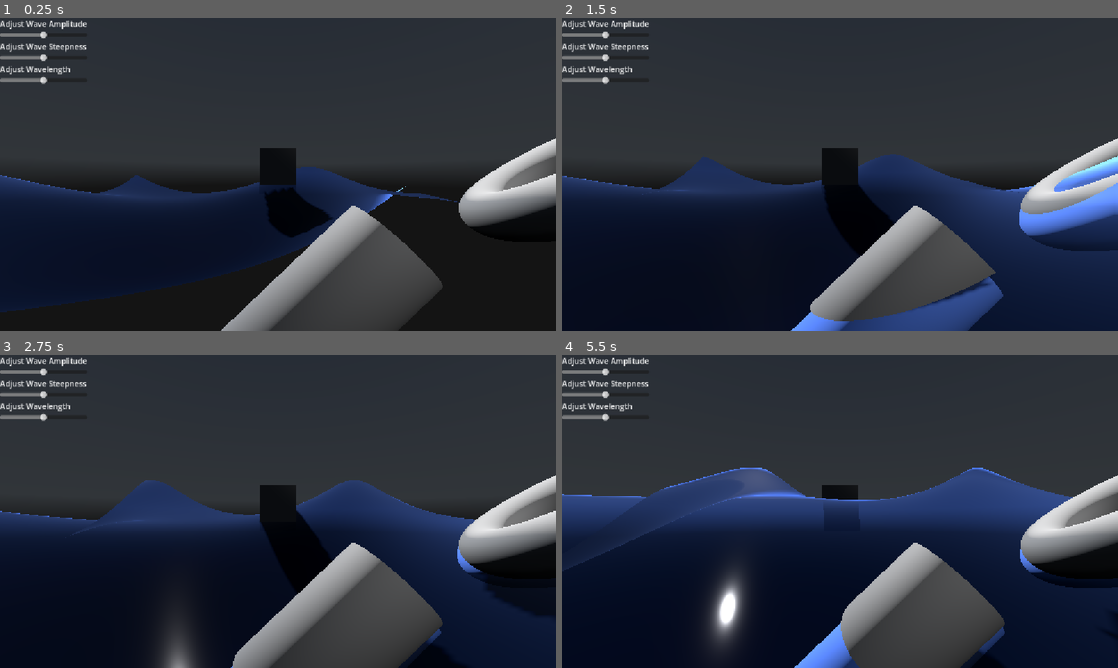
Above: before the commit, frames 1-4 (two rows, left to right).
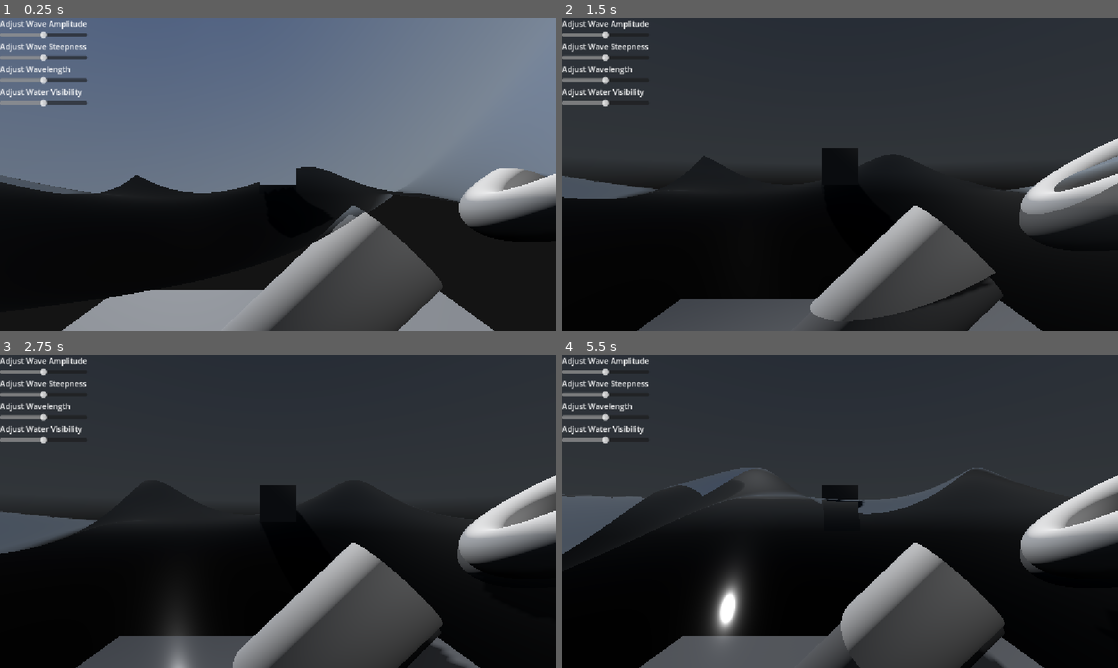
Above: after the commit, the same moments.

Repository: MagnusGrant06/fluid-simulation
Game: Godot game, scene res://Scenes/main.tscn
The game is run twice, just before and just after one commit, with the same random seed, the same clock (stepped at 60 frames per second) and the same inputs. A sky picture missing from this copy of the repository is replaced by a grey-blue gradient.
Inputs (mouse positions are in pixels of both pictures, inside the frame that each line leads up to):
- Up to frame 1 (0.25 s): no input
- Up to frame 2 (1.5 s): move the mouse to (962, 158) at 0.52 s; click (962, 158) at 0.67 s; move the mouse to (728, 190) at 1.27 s; click (728, 190) at 1.42 s
- Up to frame 3 (2.75 s): move the mouse to (333, 442) at 2.02 s; click (333, 442) at 2.17 s
- Up to frame 4 (5.5 s): move the mouse to (812, 574) at 2.77 s; click (812, 574) at 2.92 s; move the mouse to (1006, 558) at 3.52 s; click (1006, 558) at 3.67 s; move the mouse to (673, 464) at 4.27 s; click (673, 464) at 4.42 s; move the mouse to (867, 511) at 5.02 s; click (867, 511) at 5.17 s

The runs differ from the first frame. In frame 1, 76% of the frame differs, in the area x 0-100%, y 0-100%; in frame 2, 37%; in frame 3, 29%; in frame 4, 43%.

Commit message:
Used Beer-Lampbert falloff to approximate depth based color tinting to simulate changes in water visibility

Diff:
--- a/fluid-simulation/Code/Scripts/wave_controller.gd
+++ b/fluid-simulation/Code/Scripts/wave_controller.gd
@@ -3,7 +3,7 @@
 @onready var amp_slider : HSlider = $VBoxContainer/AmplitudeSlider
 @onready var steep_slider : HSlider = $VBoxContainer/SteepnessSlider
 @onready var wavlen_slider : HSlider = $VBoxContainer/WavelengthSlider
-
+@onready var vis_slider : HSlider = $VBoxContainer/VisibilitySlider
 @onready var fluid : MeshInstance3D = $"../FluidCube"
 var fluid_material : ShaderMaterial
 
@@ -11,6 +11,7 @@
 	amp_slider.connect("value_changed", _on_amplitude_changed)
 	steep_slider.connect("value_changed", _on_steepness_changed)
 	wavlen_slider.connect("value_changed", _on_wavelength_changed)
+	vis_slider.connect("value_changed", _on_visibility_changed)
 
 	fluid_material = fluid.get_active_material(0)
 
@@ -22,3 +23,6 @@
 
 func _on_wavelength_changed(value : float):
 	fluid_material.set_shader_parameter("wave_length", value)
+
+func _on_visibility_changed(value : float):
+	fluid_material.set_shader_parameter("visibility",value);
--- a/fluid-simulation/Code/Shaders/water.gdshader
+++ b/fluid-simulation/Code/Shaders/water.gdshader
@@ -1,16 +1,31 @@
 shader_type spatial;
 
-render_mode blend_mix;
 uniform sampler2D sky_texture;
 uniform sampler2D screen_texture : hint_screen_texture, filter_linear_mipmap;
+uniform sampler2D depth_texture : hint_depth_texture, filter_linear_mipmap;
 
 uniform float wave_length = 7.5;
 uniform float wave_amplitude = 0.5;
 uniform float wave_steepness = 0.75;
+uniform float visibility = 0.25;
 
 const float air_index = 1.0f;
 const float water_index = 1.33f;
 
+//use depth buffer to calculate distance from surface to objects to add light absorption
+float calculate_pixel_depth(vec2 uv, vec3 vertex, mat4 inverse_proj){
+	float raw_depth = texture(depth_texture, uv).r;
+
+	//convert non-linear depth buffer value to usable world space position
+	vec3 ndc = vec3(uv * 2.0 - 1.0, raw_depth);
+	vec4 view_pos = inverse_proj * vec4(ndc,1.0);
+	view_pos.xyz /= view_pos.w;
+
+	float water_surface = -vertex.z;
+	float scene_depth = -view_pos.z;
+
+	return max(scene_depth - water_surface, 0.0);
+}
 //calculate specific point of this vertex on a wave
 float calculate_phase(vec3 vertex, float wavelength, vec2 direction, float t){
 	float k = (2.0 * PI) / wavelength;
@@ -66,6 +81,7 @@
 
 	VERTEX = vec3(VERTEX.x + d.x, d.y, VERTEX.z + d.z);
 	NORMAL = n;
+
 }
 
 void fragment() {
@@ -88,12 +104,14 @@
 	vec2 uv = direction_to_equirect_uv(reflect_dir);
 	vec3 reflection_color = texture(sky_texture, uv).rgb;
 
+	//approximate light falloff using Beer-Lambert law
+	float water_distance = calculate_pixel_depth(SCREEN_UV - NORMAL.xy * 0.03, VERTEX, INV_PROJECTION_MATRIX);
+	float transmittance = exp(-water_distance * visibility);
 	//mix refraction and reflection parts with a bit of flat blue color for more believable color
-	vec3 final_color = mix(refraction_color, reflection_color, R);
-	final_color *= vec3(0.6, 0.85, 1.5);
+	vec3 schlick_color = mix(refraction_color, reflection_color, R);
+	vec3 final_color = mix(schlick_color,vec3(0.6, 0.85, 1.5), clamp(1.0 - transmittance,0.0,1.0));
 
-	ALBEDO = final_color;
-	//ALPHA = 0.8;
+	ALBEDO = final_color / 2.0;
 	SPECULAR = 0.5;
 	ROUGHNESS = 0.05;
 }
--- a/fluid-simulation/Scenes/main.tscn
+++ b/fluid-simulation/Scenes/main.tscn
@@ -5,9 +5,10 @@
 [ext_resource type="Texture2D" uid="uid://c6545y4sqhfwp" path="res://citrus_orchard_road_puresky_4k.exr" id="3_8gbba"]
 [ext_resource type="PackedScene" uid="uid://bslun5b34sjgb" path="res://Scenes/wave_controller.tscn" id="4_jjvhh"]
 
-[sub_resource type="PlaneMesh" id="PlaneMesh_8gbba"]
-size = Vector2(10, 10)
+[sub_resource type="BoxMesh" id="BoxMesh_jjvhh"]
+size = Vector3(10, 0.01, 10)
 subdivide_width = 50
+subdivide_height = 50
 subdivide_depth = 50
 
 [sub_resource type="PanoramaSkyMaterial" id="PanoramaSkyMaterial_xrqee"]
@@ -27,10 +28,23 @@
 
 [sub_resource type="CylinderMesh" id="CylinderMesh_vfd82"]
 
+[sub_resource type="QuadMesh" id="QuadMesh_k0t4d"]
+size = Vector2(15, 15)
+
+[sub_resource type="SphereMesh" id="SphereMesh_vfd82"]
+height = 5.854
+
+[sub_resource type="TorusMesh" id="TorusMesh_vfd82"]
+inner_radius = 0.087
+outer_radius = 1.71
+
+[sub_resource type="PrismMesh" id="PrismMesh_vfd82"]
+
 [node name="Main" type="Node3D" unique_id=2027078809]
 
 [node name="FluidCube" parent="." unique_id=856857340 instance=ExtResource("1_bo1nx")]
-mesh = SubResource("PlaneMesh_8gbba")
+transform = Transform3D(1, 0, 0, 0, 1, 0, 0, 0, 1, 0.003465891, -1.1920929e-07, -0.0025782585)
+mesh = SubResource("BoxMesh_jjvhh")
 
 [node name="Camera3D" type="Camera3D" parent="." unique_id=448676736]
 transform = Transform3D(1, 0, 0, 0, 1, 0, 0, 0, 1, 0, 0, 2.0387135)
@@ -48,16 +62,32 @@
 [node name="WorldEnvironment" type="WorldEnvironment" parent="." unique_id=69848828]
 environment = SubResource("Environment_vfd82")
 
-[node name="MeshInstance3D" type="MeshInstance3D" parent="." unique_id=1485384509]
+[node name="FloatingObj1" type="MeshInstance3D" parent="." unique_id=1485384509]
 transform = Transform3D(1, 0, 0, 0, 1, 0, 0, 0, 1, 0, 0.20656705, -4.0020704)
 mesh = SubResource("BoxMesh_vfd82")
 
-[node name="MeshInstance3D2" type="MeshInstance3D" parent="." unique_id=1546694336]
+[node name="FloatingObj2" type="MeshInstance3D" parent="." unique_id=1546694336]
 transform = Transform3D(0.778554, -0.52465636, -0.34436813, 0.5908103, 0.7978006, 0.12023916, 0.21165287, -0.29706892, 0.93110317, 2.950289, 0, 0)
 mesh = SubResource("TorusMesh_k0t4d")
 
-[node name="MeshInstance3D3" type="MeshInstance3D" parent="." unique_id=248369626]
+[node name="FloatingObj3" type="MeshInstance3D" parent="." unique_id=248369626]
 transform = Transform3D(0.6905718, 0.72326386, 0, -0.72326386, 0.6905718, 0, 0, 0, 1, 0.39646864, -1.370295, 0)
 mesh = SubResource("CylinderMesh_vfd82")
 
 [node name="WaveController" parent="." unique_id=2136284873 instance=ExtResource("4_jjvhh")]
+
+[node name="Ground" type="MeshInstance3D" parent="." unique_id=713754668]
+transform = Transform3D(1, 0, 0, 0, -4.371139e-08, 1, 0, -1, -4.371139e-08, 0, -5.4139047, 0)
+mesh = SubResource("QuadMesh_k0t4d")
+
+[node name="GroundObj1" type="MeshInstance3D" parent="Ground" unique_id=1565312137]
+transform = Transform3D(0.89159447, 0.452835, 1.9794044e-08, -0.45272982, 0.8913874, -0.021549908, -0.009758567, 0.019213766, 0.9997678, -2.0561733, -4.6204883e-07, -0.33831644)
+mesh = SubResource("SphereMesh_vfd82")
+
+[node name="GroundObj2" type="MeshInstance3D" parent="Ground" unique_id=2056805541]
+transform = Transform3D(1, 0, 0, 0, -0.14874534, -0.9888756, 0, 0.9888756, -0.14874534, 2.767057, -2.292716, -0.6587138)
+mesh = SubResource("TorusMesh_vfd82")
+
+[node name="GroundObj3" type="MeshInstance3D" parent="Ground" unique_id=1358372457]
+transform = Transform3D(1, 0, 0, 0, 0.31822735, -0.94801444, 0, 0.94801444, 0.31822735, 1.0952313, 1.8751601, 0.4654379)
+mesh = SubResource("PrismMesh_vfd82")
--- a/fluid-simulation/Scenes/wave_controller.tscn
+++ b/fluid-simulation/Scenes/wave_controller.tscn
@@ -45,3 +45,13 @@
 max_value = 15.0
 step = 0.1
 value = 7.5
+
+[node name="WaterVisibility" type="Label" parent="VBoxContainer" unique_id=751077649]
+layout_mode = 2
+text = "Adjust Water Visibility"
+
+[node name="VisibilitySlider" type="HSlider" parent="VBoxContainer" unique_id=803292645]
+layout_mode = 2
+max_value = 0.5
+step = 0.01
+value = 0.25
